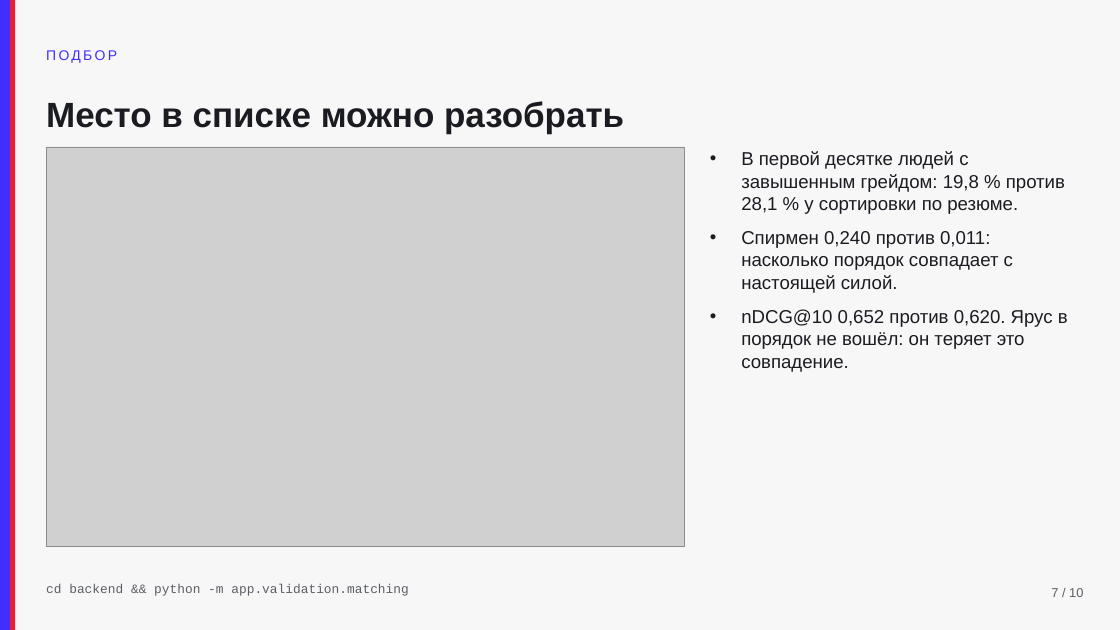
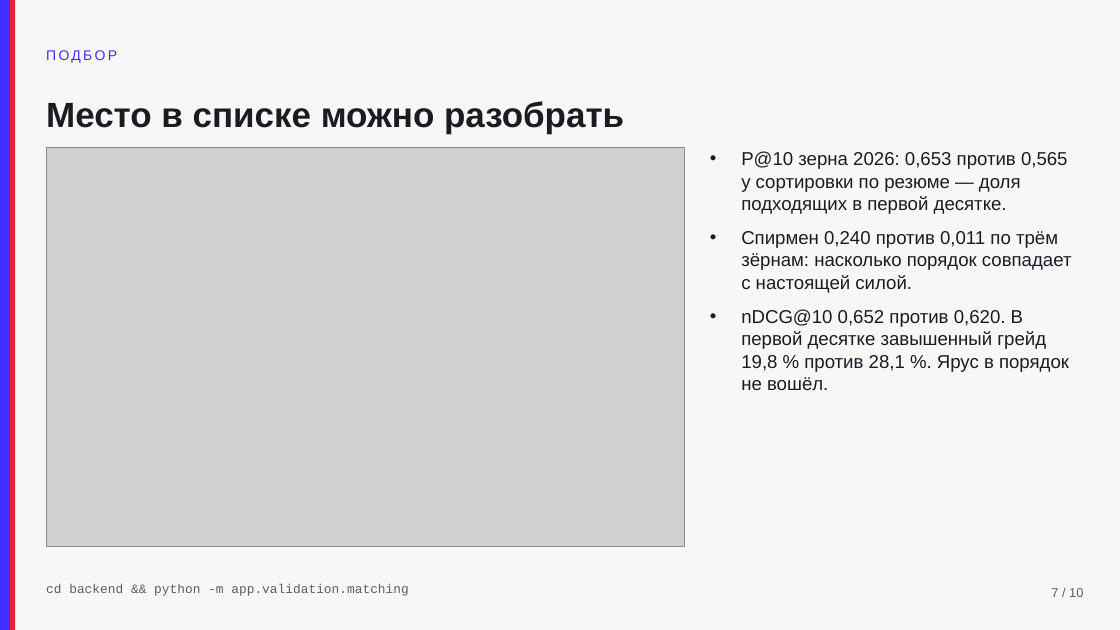
Before and after one commit to KonkovDV/fsp-talent, a slide deck: slide 7 of docs/pitch.pptx. Drawn at 1120x630 pixels with LibreOffice and Linux fonts; fonts in the diff are those of the drawing; grey boxes stand for pictures. Boxes give left, top, right and bottom in pixels: in the first picture for what was removed or moved away, otherwise in the second. Text is boxed around its words. In the diff, an @@ line names an element or a change of style, - is before the commit and + after.

```diff
--- a/docs/pitch.pptx
+++ b/docs/pitch.pptx
@@ text at box(741, 151, 1072, 390): text changed @@
-• В первой десятке людей с завышенным грейдом: 19,8 % против 28,1 % у сортировки по резюме.
-• Спирмен 0,240 против 0,011: насколько порядок совпадает с настоящей силой.
-• nDCG@10 0,652 против 0,620. Ярус в порядок не вошёл: он теряет это совпадение.
+• P@10 зерна 2026: 0,653 против 0,565 у сортировки по резюме — доля подходящих в первой десятке.
+• Спирмен 0,240 против 0,011 по трём зёрнам: насколько порядок совпадает с настоящей силой.
+• nDCG@10 0,652 против 0,620. В первой десятке завышенный грейд 19,8 % против 28,1 %. Ярус в порядок не вошёл.
```
Also in this commit, not shown: 3 other slides changed, 3 other files.
